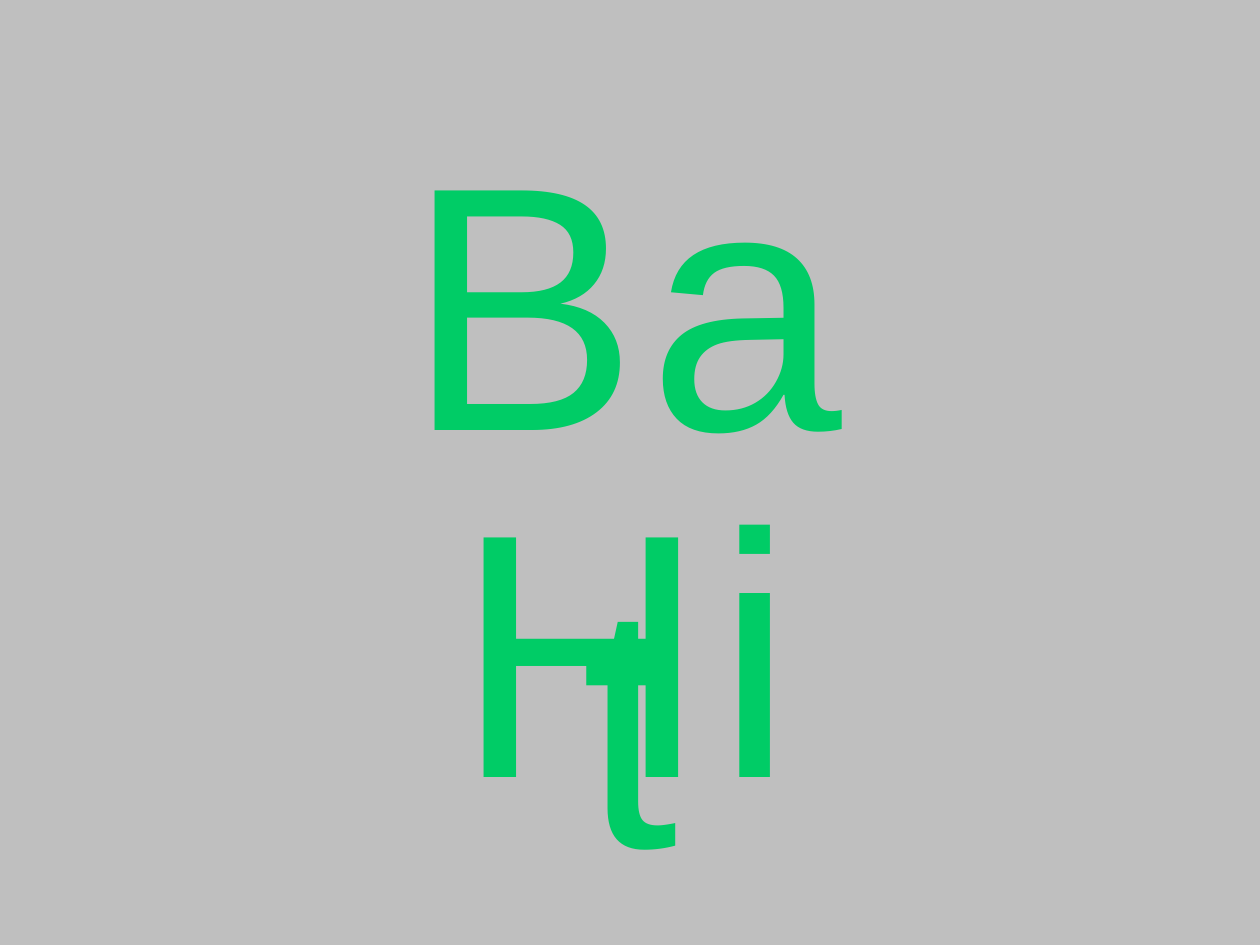
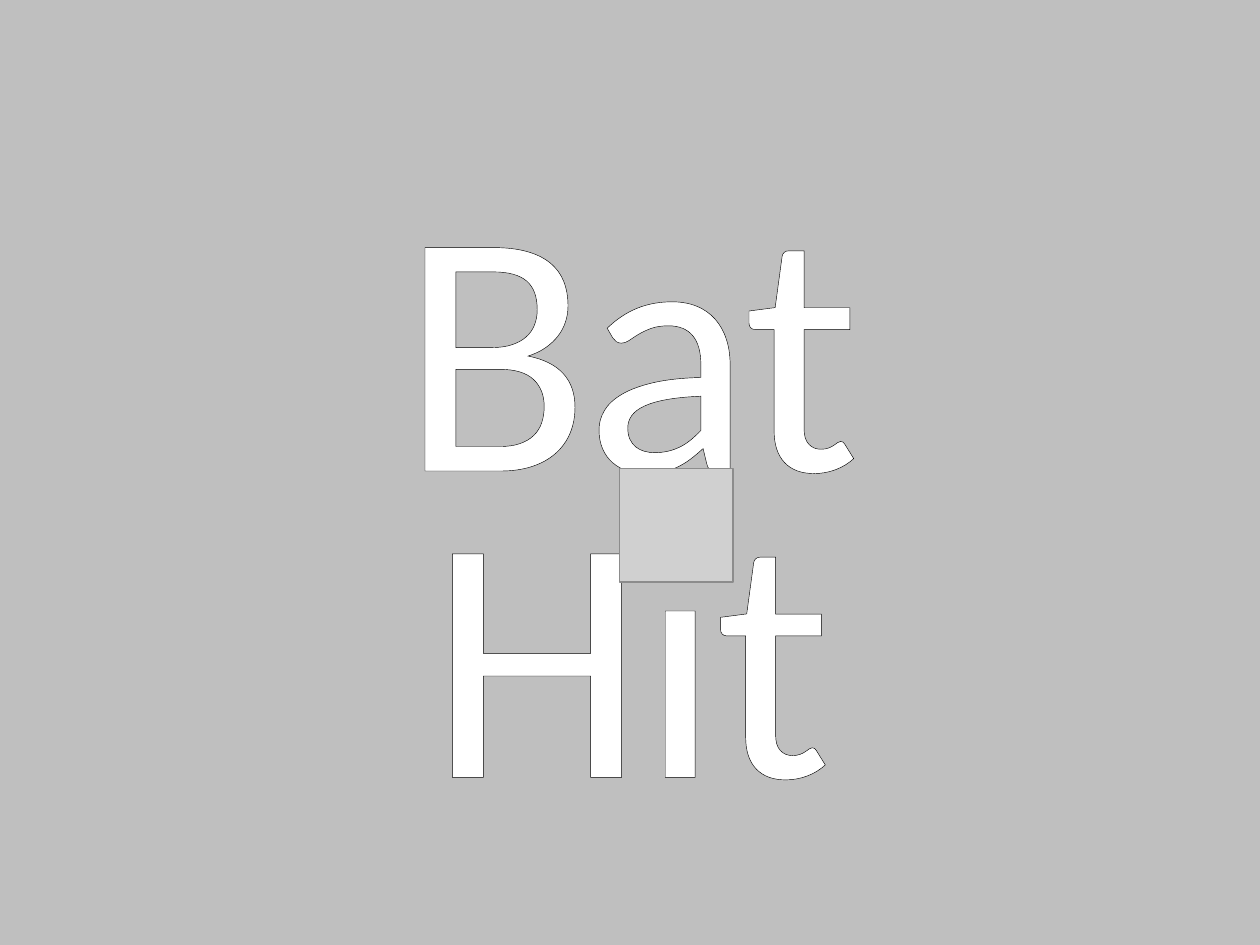
Before and after one commit to bronzdev/BatHit, a slide deck: slide 1 of Assets/Textures/TextureIcons.pptx. Drawn at 1260x945 pixels with LibreOffice and Linux fonts; fonts in the diff are those of the drawing; grey boxes stand for pictures. Boxes give left, top, right and bottom in pixels: in the first picture for what was removed or moved away, otherwise in the second. Text is boxed around its words. In the diff, an @@ line names an element or a change of style, - is before the commit and + after.

```diff
--- a/Assets/Textures/TextureIcons.pptx
+++ b/Assets/Textures/TextureIcons.pptx
@@ text "Bat" at box(401, 247, 860, 550): font Arial to Calibri, text colour #00CC66 to #FFFFFF, letter spacing 6 to -3 pt, letter outline #FFFFFF 6 pt to #000000 3 pt @@
@@ text "Bat": place and size @@
-text "Bat" at box(387, 76, 874, 510)
+text "Bat" at box(401, 247, 860, 550)
@@ text "Hit": place and size @@
-text "Hit" at box(425, 423, 835, 858)
+text "Hit" at box(428, 488, 831, 780)
@@ text "Hit" at box(428, 488, 831, 780): font Arial to Calibri, text colour #00CC66 to #FFFFFF, letter spacing 6 to -3 pt, letter outline #FFFFFF 6 pt to #000000 3 pt @@
@@ picture added at box(620, 469, 733, 582) @@
```
Also in this commit, not shown: 6 slides removed, 24 other files.
